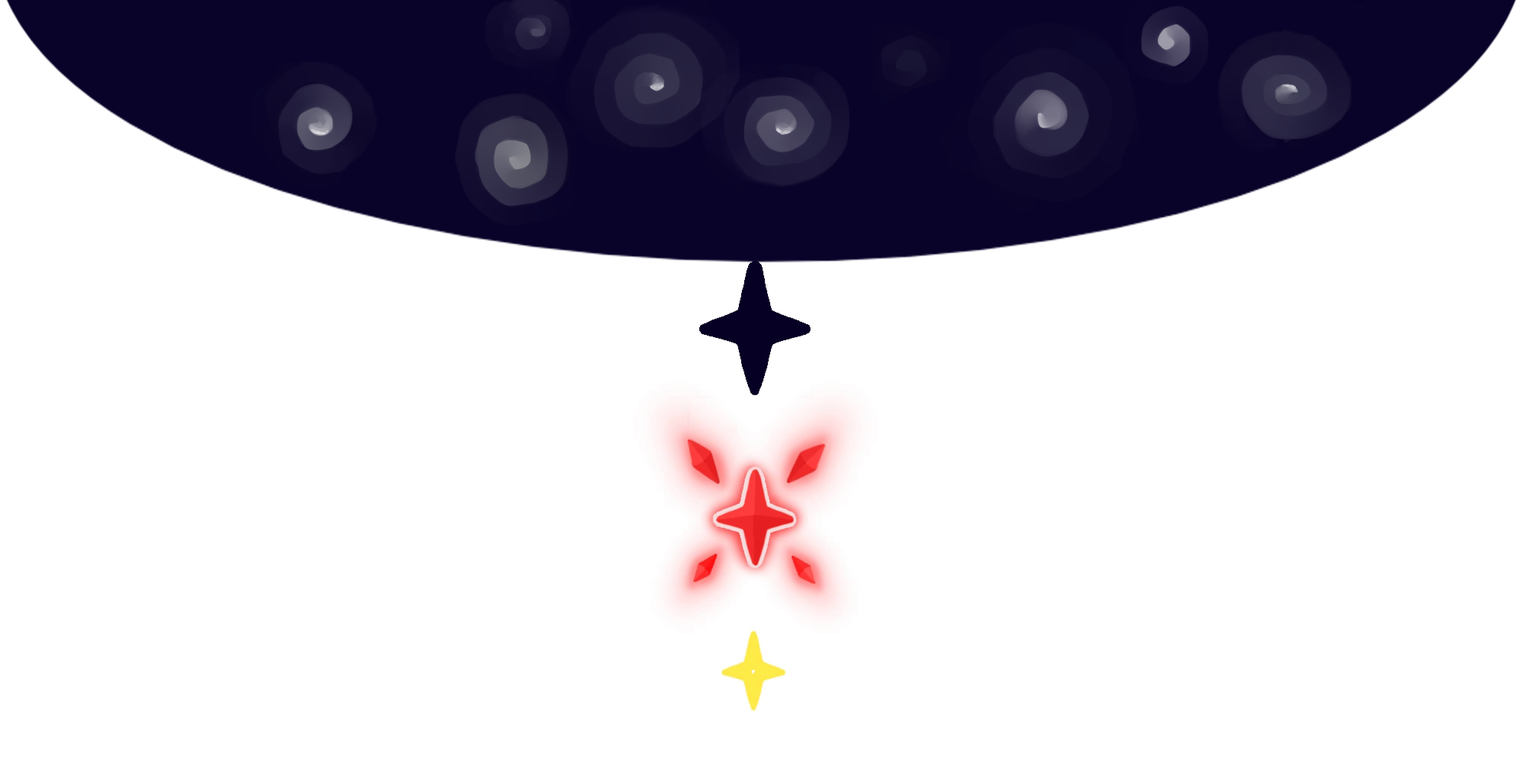
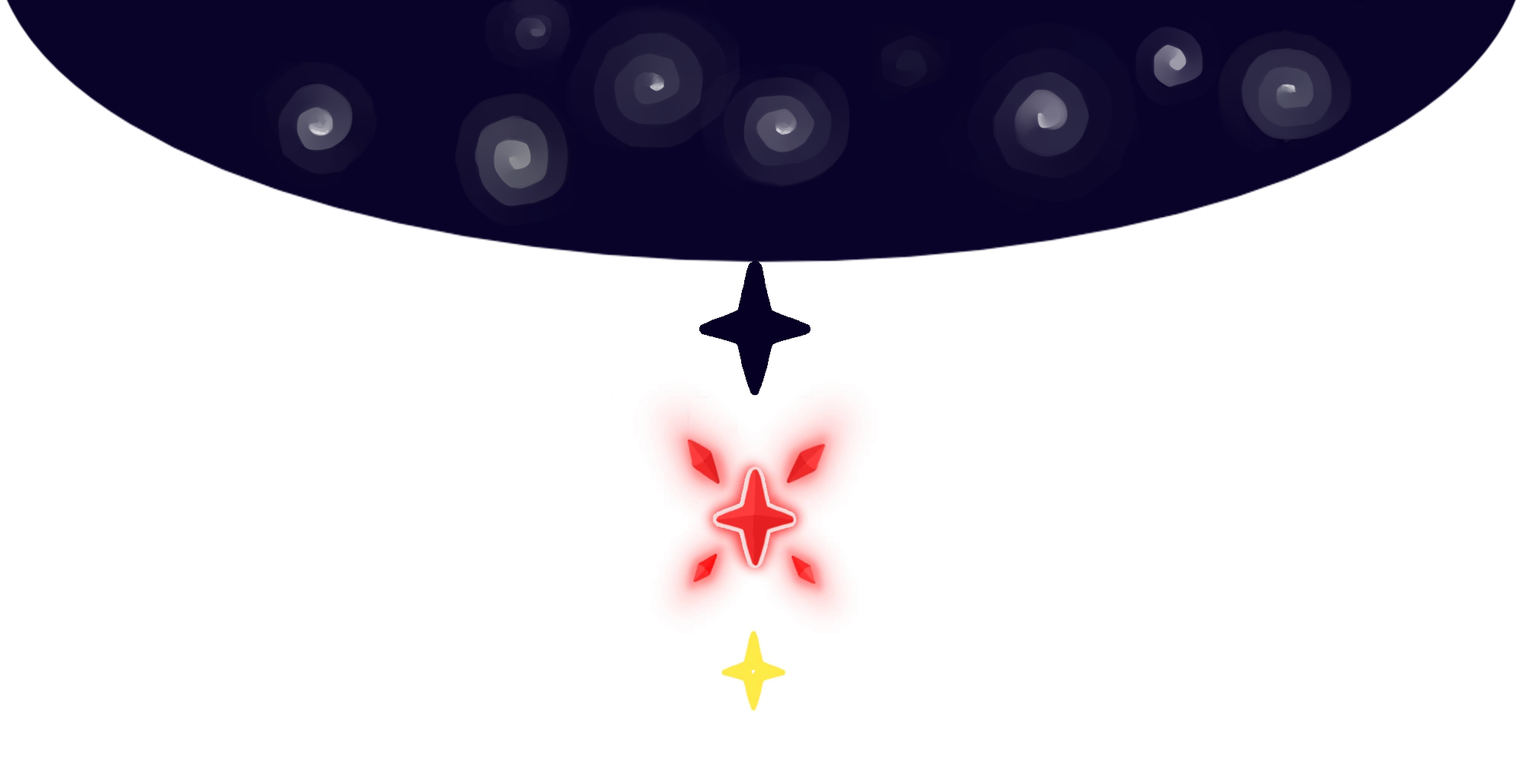
Two versions of the same layered image (1522×783). Layer-by-layer changes:
painted on "c8" over [1135, 5, 1315, 128]
painted on "c9" over [1135, 5, 1333, 128]
painted on "Background" over [1135, 5, 1333, 128]
painted on "Paint Layer 2" over [1135, 5, 1333, 128]
